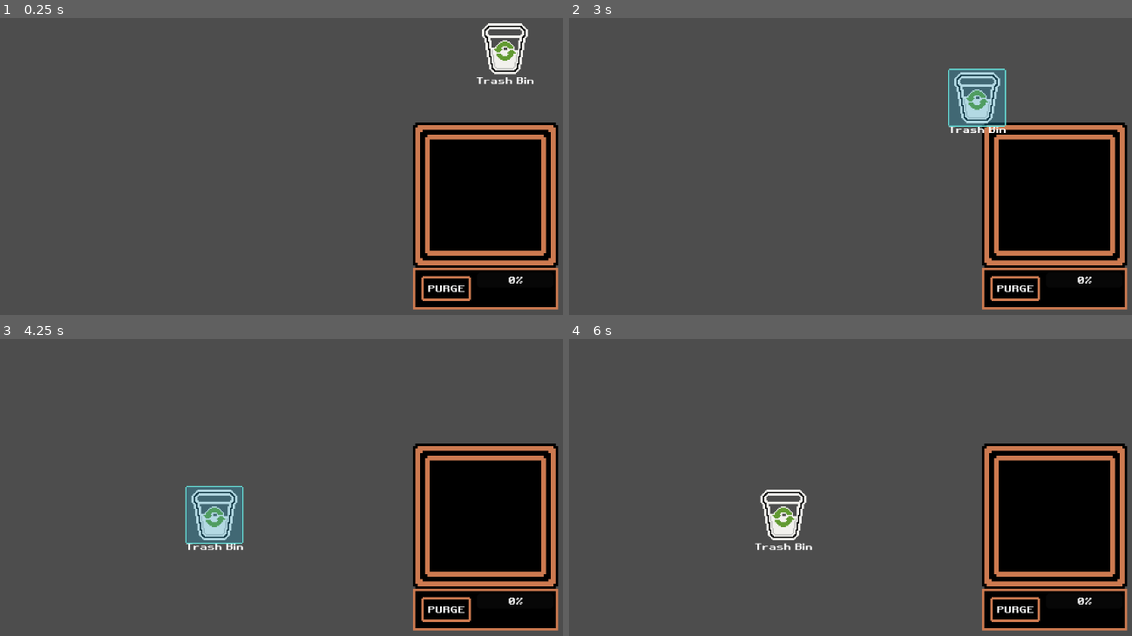
Above: before the commit, frames 1-4 (two rows, left to right).
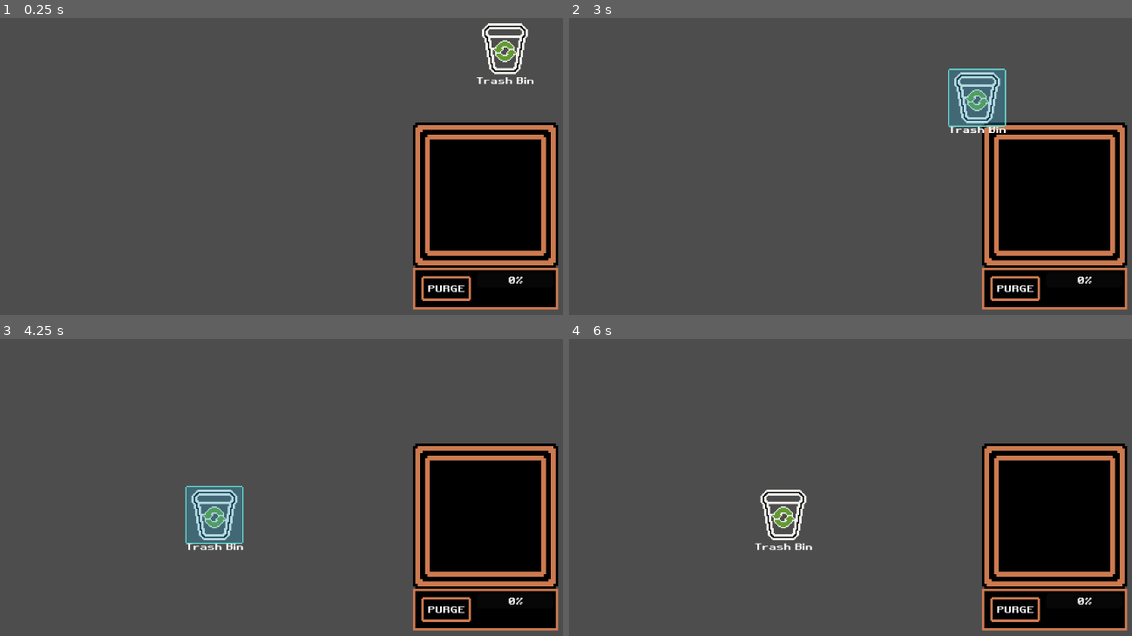
Above: after the commit, the same moments.

Repository: VileOar/ludum-dare-54
Game: Godot game, scene res://scenes/desktop.tscn
The game is run twice, just before and just after one commit, with the same random seed, the same clock (stepped at 60 frames per second) and the same inputs. This scene is started directly instead of the project's main scene.
Inputs (mouse positions are in pixels of both pictures, inside the frame that each line leads up to):
- Up to frame 1 (0.25 s): no input
- Up to frame 2 (3 s): click "PURGE" at 0.5 s; click "PURGE" at 1.25 s; click "PURGE" at 2 s; tap Enter at 2.75 s; drag from (1075, 47) to (782, 193) at 2.77 s
- Up to frame 3 (4.25 s): tap Space at 3.5 s; drag from (484, 514) to (213, 514) at 3.52 s
- Up to frame 4 (6 s): move the mouse to (850, 428) at 4.27 s; click (850, 428) at 4.42 s; tap Enter at 5 s; drag from (749, 594) to (1053, 514) at 5.02 s; move the mouse to (991, 573) at 5.77 s; click (991, 573) at 5.92 s

The runs differ from the first frame. In frame 1, 0.2% of the frame differs, in the area x 87-93%, y 9-18%; in frame 2, 0.2%; in frame 3, 0.2%; in frame 4, 0.2%.

Commit message:
post merge shenanigans

Diff:
--- a/scenes/files/trash_bin.tscn
+++ b/scenes/files/trash_bin.tscn
@@ -25,7 +25,7 @@
 bus = &"SFX"
 
 [node name="FileIcon" parent="." index="2"]
-animation = &"trash_bin_mid"
+animation = &"trash_bin_empty"
 
 [node name="Label" parent="." index="4"]
 offset_top = 40.0
--- a/scripts/autoloads/global.gd
+++ b/scripts/autoloads/global.gd
@@ -84,6 +84,8 @@
 
 ## max disk space (could be altered by powerups)
 const MAX_DISK_SPACE = 1024
+## not actually a limit for the trash bin itself but for its delay
+const MAX_TRASH_SPACE = 256
 
 ## this assumes that we want the recycle window to always spawn in the same place
 const RECYCLE_WINDOW_POS := Vector2(256, 256)
--- a/scripts/trash_bin.gd
+++ b/scripts/trash_bin.gd
@@ -14,6 +14,8 @@
 		total_space = val
 		if val == 0:
 			_anim.play("trash_bin_empty")
+		elif val < Global.MAX_TRASH_SPACE:
+			_anim.play("trash_bin_mid")
 		else:
 			_anim.play("trash_bin_full")
 
@@ -43,12 +45,7 @@
 
 
 func empty_trash():
-
-	#TODO: only deactivate trash bin while recycling, instead of the whole input system
-	#deleting_time.start()
-	#Global.ignore_inputs = true
-	#Global.ignore_inputs = false
-
+	_anim.play("trash_bin_disabled")
 	SignalManager.free_space.emit(total_space)
 
 
--- a/scripts/windows/recycling_window.gd
+++ b/scripts/windows/recycling_window.gd
@@ -23,7 +23,7 @@
 	recycling_timer.wait_time = TIMER_RATE
 
 	# max recycle time corresponds to recycling of max disk space
-	var time_to_recycle = (space_to_recycle * MAX_RECYCLE_TIME) / Global.MAX_DISK_SPACE
+	var time_to_recycle = (space_to_recycle * MAX_RECYCLE_TIME) / Global.MAX_TRASH_SPACE
 	time_to_recycle = clamp(time_to_recycle, MIN_RECYCLE_TIME, MAX_RECYCLE_TIME)
 	timer_value_increment = recycling_bar.max_value/(time_to_recycle/TIMER_RATE)
 
